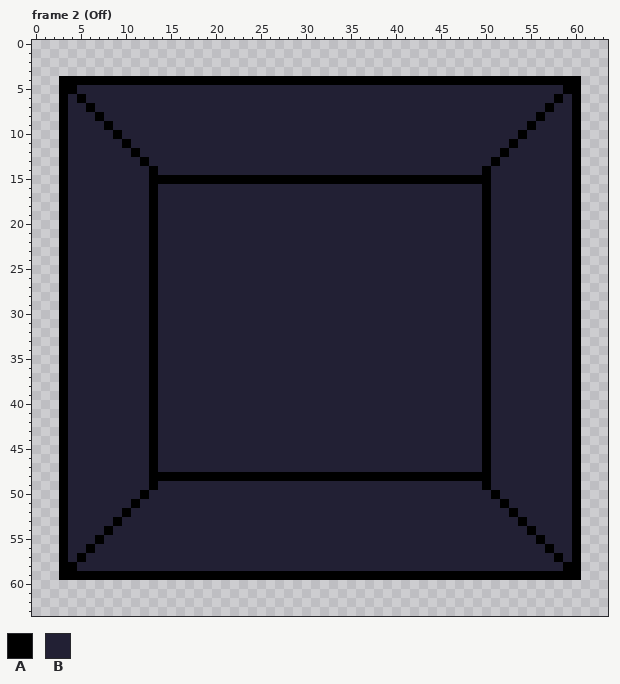
A pixel-art file gets an edit: RawAssets/ColorLight.ase. The first picture shows the starting point.
64x64 pixels, 2 frames. Shown: frame 2 (Off). The commit also changed other frames, which this record leaves out.
Palette (. is transparent): A #000000  B #222034
Pixels before, frame 2 (Off) (only the part around the change), first column x 0:
 0 ................................................................
 1 ................................................................
 2 ................................................................
 3 ................................................................
 4 ...AAAAAAAAAAAAAAAAAAAAAAAAAAAAAAAAAAAAAAAAAAAAAAAAAAAAAAAAAA...
 5 ...AABBBBBBBBBBBBBBBBBBBBBBBBBBBBBBBBBBBBBBBBBBBBBBBBBBBBBBAA...
 6 ...ABABBBBBBBBBBBBBBBBBBBBBBBBBBBBBBBBBBBBBBBBBBBBBBBBBBBBABA...
 7 ...ABBABBBBBBBBBBBBBBBBBBBBBBBBBBBBBBBBBBBBBBBBBBBBBBBBBBABBA...
 8 ...ABBBABBBBBBBBBBBBBBBBBBBBBBBBBBBBBBBBBBBBBBBBBBBBBBBBABBBA...
 9 ...ABBBBABBBBBBBBBBBBBBBBBBBBBBBBBBBBBBBBBBBBBBBBBBBBBBABBBBA...
10 ...ABBBBBABBBBBBBBBBBBBBBBBBBBBBBBBBBBBBBBBBBBBBBBBBBBABBBBBA...
11 ...ABBBBBBABBBBBBBBBBBBBBBBBBBBBBBBBBBBBBBBBBBBBBBBBBABBBBBBA...
12 ...ABBBBBBBABBBBBBBBBBBBBBBBBBBBBBBBBBBBBBBBBBBBBBBBABBBBBBBA...
13 ...ABBBBBBBBABBBBBBBBBBBBBBBBBBBBBBBBBBBBBBBBBBBBBBABBBBBBBBA...
14 ...ABBBBBBBBBABBBBBBBBBBBBBBBBBBBBBBBBBBBBBBBBBBBBABBBBBBBBBA...
15 ...ABBBBBBBBBAAAAAAAAAAAAAAAAAAAAAAAAAAAAAAAAAAAAAABBBBBBBBBA...
16 ...ABBBBBBBBBABBBBBBBBBBBBBBBBBBBBBBBBBBBBBBBBBBBBABBBBBBBBBA...
17 ...ABBBBBBBBBABBBBBBBBBBBBBBBBBBBBBBBBBBBBBBBBBBBBABBBBBBBBBA...
18 ...ABBBBBBBBBABBBBBBBBBBBBBBBBBBBBBBBBBBBBBBBBBBBBABBBBBBBBBA...
19 ...ABBBBBBBBBABBBBBBBBBBBBBBBBBBBBBBBBBBBBBBBBBBBBABBBBBBBBBA...
20 ...ABBBBBBBBBABBBBBBBBBBBBBBBBBBBBBBBBBBBBBBBBBBBBABBBBBBBBBA...
21 ...ABBBBBBBBBABBBBBBBBBBBBBBBBBBBBBBBBBBBBBBBBBBBBABBBBBBBBBA...
22 ...ABBBBBBBBBABBBBBBBBBBBBBBBBBBBBBBBBBBBBBBBBBBBBABBBBBBBBBA...
23 ...ABBBBBBBBBABBBBBBBBBBBBBBBBBBBBBBBBBBBBBBBBBBBBABBBBBBBBBA...
24 ...ABBBBBBBBBABBBBBBBBBBBBBBBBBBBBBBBBBBBBBBBBBBBBABBBBBBBBBA...
25 ...ABBBBBBBBBABBBBBBBBBBBBBBBBBBBBBBBBBBBBBBBBBBBBABBBBBBBBBA...
26 ...ABBBBBBBBBABBBBBBBBBBBBBBBBBBBBBBBBBBBBBBBBBBBBABBBBBBBBBA...
27 ...ABBBBBBBBBABBBBBBBBBBBBBBBBBBBBBBBBBBBBBBBBBBBBABBBBBBBBBA...
28 ...ABBBBBBBBBABBBBBBBBBBBBBBBBBBBBBBBBBBBBBBBBBBBBABBBBBBBBBA...
29 ...ABBBBBBBBBABBBBBBBBBBBBBBBBBBBBBBBBBBBBBBBBBBBBABBBBBBBBBA...
30 ...ABBBBBBBBBABBBBBBBBBBBBBBBBBBBBBBBBBBBBBBBBBBBBABBBBBBBBBA...
31 ...ABBBBBBBBBABBBBBBBBBBBBBBBBBBBBBBBBBBBBBBBBBBBBABBBBBBBBBA...
32 ...ABBBBBBBBBABBBBBBBBBBBBBBBBBBBBBBBBBBBBBBBBBBBBABBBBBBBBBA...
33 ...ABBBBBBBBBABBBBBBBBBBBBBBBBBBBBBBBBBBBBBBBBBBBBABBBBBBBBBA...
34 ...ABBBBBBBBBABBBBBBBBBBBBBBBBBBBBBBBBBBBBBBBBBBBBABBBBBBBBBA...
35 ...ABBBBBBBBBABBBBBBBBBBBBBBBBBBBBBBBBBBBBBBBBBBBBABBBBBBBBBA...
36 ...ABBBBBBBBBABBBBBBBBBBBBBBBBBBBBBBBBBBBBBBBBBBBBABBBBBBBBBA...
37 ...ABBBBBBBBBABBBBBBBBBBBBBBBBBBBBBBBBBBBBBBBBBBBBABBBBBBBBBA...
38 ...ABBBBBBBBBABBBBBBBBBBBBBBBBBBBBBBBBBBBBBBBBBBBBABBBBBBBBBA...
39 ...ABBBBBBBBBABBBBBBBBBBBBBBBBBBBBBBBBBBBBBBBBBBBBABBBBBBBBBA...
40 ...ABBBBBBBBBABBBBBBBBBBBBBBBBBBBBBBBBBBBBBBBBBBBBABBBBBBBBBA...
41 ...ABBBBBBBBBABBBBBBBBBBBBBBBBBBBBBBBBBBBBBBBBBBBBABBBBBBBBBA...
42 ...ABBBBBBBBBABBBBBBBBBBBBBBBBBBBBBBBBBBBBBBBBBBBBABBBBBBBBBA...
43 ...ABBBBBBBBBABBBBBBBBBBBBBBBBBBBBBBBBBBBBBBBBBBBBABBBBBBBBBA...
44 ...ABBBBBBBBBABBBBBBBBBBBBBBBBBBBBBBBBBBBBBBBBBBBBABBBBBBBBBA...
45 ...ABBBBBBBBBABBBBBBBBBBBBBBBBBBBBBBBBBBBBBBBBBBBBABBBBBBBBBA...
46 ...ABBBBBBBBBABBBBBBBBBBBBBBBBBBBBBBBBBBBBBBBBBBBBABBBBBBBBBA...
47 ...ABBBBBBBBBABBBBBBBBBBBBBBBBBBBBBBBBBBBBBBBBBBBBABBBBBBBBBA...
48 ...ABBBBBBBBBAAAAAAAAAAAAAAAAAAAAAAAAAAAAAAAAAAAAAABBBBBBBBBA...
49 ...ABBBBBBBBBABBBBBBBBBBBBBBBBBBBBBBBBBBBBBBBBBBBBABBBBBBBBBA...
50 ...ABBBBBBBBABBBBBBBBBBBBBBBBBBBBBBBBBBBBBBBBBBBBBBABBBBBBBBA...
51 ...ABBBBBBBABBBBBBBBBBBBBBBBBBBBBBBBBBBBBBBBBBBBBBBBABBBBBBBA...
52 ...ABBBBBBABBBBBBBBBBBBBBBBBBBBBBBBBBBBBBBBBBBBBBBBBBABBBBBBA...
53 ...ABBBBBABBBBBBBBBBBBBBBBBBBBBBBBBBBBBBBBBBBBBBBBBBBBABBBBBA...
54 ...ABBBBABBBBBBBBBBBBBBBBBBBBBBBBBBBBBBBBBBBBBBBBBBBBBBABBBBA...
55 ...ABBBABBBBBBBBBBBBBBBBBBBBBBBBBBBBBBBBBBBBBBBBBBBBBBBBABBBA...
56 ...ABBABBBBBBBBBBBBBBBBBBBBBBBBBBBBBBBBBBBBBBBBBBBBBBBBBBABBA...
57 ...ABABBBBBBBBBBBBBBBBBBBBBBBBBBBBBBBBBBBBBBBBBBBBBBBBBBBBABA...
58 ...AABBBBBBBBBBBBBBBBBBBBBBBBBBBBBBBBBBBBBBBBBBBBBBBBBBBBBBAA...
59 ...AAAAAAAAAAAAAAAAAAAAAAAAAAAAAAAAAAAAAAAAAAAAAAAAAAAAAAAAAA...
60 ................................................................
61 ................................................................
62 ................................................................
63 ................................................................
After the commit:
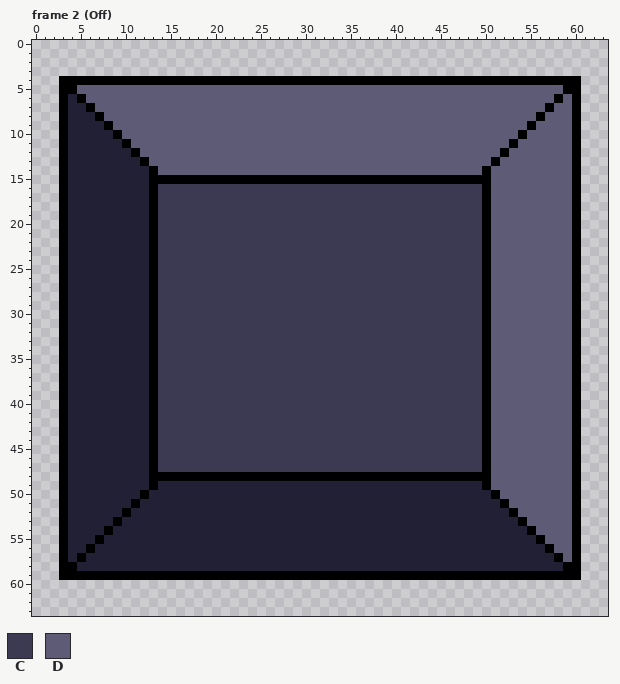
Colours new in this view: C #3c3952  D #5e5b77
Diff:
Changed rows in their new state; - is an unchanged pixel.
Frame 2 (Off):
first column x 5:
 5 DDDDDDDDDDDDDDDDDDDDDDDDDDDDDDDDDDDDDDDDDDDDDDDDDDDDDD-
 6 -DDDDDDDDDDDDDDDDDDDDDDDDDDDDDDDDDDDDDDDDDDDDDDDDDDDD-D
 7 --DDDDDDDDDDDDDDDDDDDDDDDDDDDDDDDDDDDDDDDDDDDDDDDDDD-DD
 8 ---DDDDDDDDDDDDDDDDDDDDDDDDDDDDDDDDDDDDDDDDDDDDDDDD-DDD
 9 ----DDDDDDDDDDDDDDDDDDDDDDDDDDDDDDDDDDDDDDDDDDDDDD-DDDD
10 -----DDDDDDDDDDDDDDDDDDDDDDDDDDDDDDDDDDDDDDDDDDDD-DDDDD
11 ------DDDDDDDDDDDDDDDDDDDDDDDDDDDDDDDDDDDDDDDDDD-DDDDDD
12 -------DDDDDDDDDDDDDDDDDDDDDDDDDDDDDDDDDDDDDDDD-DDDDDDD
13 --------DDDDDDDDDDDDDDDDDDDDDDDDDDDDDDDDDDDDDD-DDDDDDDD
14 ---------DDDDDDDDDDDDDDDDDDDDDDDDDDDDDDDDDDDD-DDDDDDDDD
15 ----------------------------------------------DDDDDDDDD
16 ---------CCCCCCCCCCCCCCCCCCCCCCCCCCCCCCCCCCCC-DDDDDDDDD
17 ---------CCCCCCCCCCCCCCCCCCCCCCCCCCCCCCCCCCCC-DDDDDDDDD
18 ---------CCCCCCCCCCCCCCCCCCCCCCCCCCCCCCCCCCCC-DDDDDDDDD
19 ---------CCCCCCCCCCCCCCCCCCCCCCCCCCCCCCCCCCCC-DDDDDDDDD
20 ---------CCCCCCCCCCCCCCCCCCCCCCCCCCCCCCCCCCCC-DDDDDDDDD
21 ---------CCCCCCCCCCCCCCCCCCCCCCCCCCCCCCCCCCCC-DDDDDDDDD
22 ---------CCCCCCCCCCCCCCCCCCCCCCCCCCCCCCCCCCCC-DDDDDDDDD
23 ---------CCCCCCCCCCCCCCCCCCCCCCCCCCCCCCCCCCCC-DDDDDDDDD
24 ---------CCCCCCCCCCCCCCCCCCCCCCCCCCCCCCCCCCCC-DDDDDDDDD
25 ---------CCCCCCCCCCCCCCCCCCCCCCCCCCCCCCCCCCCC-DDDDDDDDD
26 ---------CCCCCCCCCCCCCCCCCCCCCCCCCCCCCCCCCCCC-DDDDDDDDD
27 ---------CCCCCCCCCCCCCCCCCCCCCCCCCCCCCCCCCCCC-DDDDDDDDD
28 ---------CCCCCCCCCCCCCCCCCCCCCCCCCCCCCCCCCCCC-DDDDDDDDD
29 ---------CCCCCCCCCCCCCCCCCCCCCCCCCCCCCCCCCCCC-DDDDDDDDD
30 ---------CCCCCCCCCCCCCCCCCCCCCCCCCCCCCCCCCCCC-DDDDDDDDD
31 ---------CCCCCCCCCCCCCCCCCCCCCCCCCCCCCCCCCCCC-DDDDDDDDD
32 ---------CCCCCCCCCCCCCCCCCCCCCCCCCCCCCCCCCCCC-DDDDDDDDD
33 ---------CCCCCCCCCCCCCCCCCCCCCCCCCCCCCCCCCCCC-DDDDDDDDD
34 ---------CCCCCCCCCCCCCCCCCCCCCCCCCCCCCCCCCCCC-DDDDDDDDD
35 ---------CCCCCCCCCCCCCCCCCCCCCCCCCCCCCCCCCCCC-DDDDDDDDD
36 ---------CCCCCCCCCCCCCCCCCCCCCCCCCCCCCCCCCCCC-DDDDDDDDD
37 ---------CCCCCCCCCCCCCCCCCCCCCCCCCCCCCCCCCCCC-DDDDDDDDD
38 ---------CCCCCCCCCCCCCCCCCCCCCCCCCCCCCCCCCCCC-DDDDDDDDD
39 ---------CCCCCCCCCCCCCCCCCCCCCCCCCCCCCCCCCCCC-DDDDDDDDD
40 ---------CCCCCCCCCCCCCCCCCCCCCCCCCCCCCCCCCCCC-DDDDDDDDD
41 ---------CCCCCCCCCCCCCCCCCCCCCCCCCCCCCCCCCCCC-DDDDDDDDD
42 ---------CCCCCCCCCCCCCCCCCCCCCCCCCCCCCCCCCCCC-DDDDDDDDD
43 ---------CCCCCCCCCCCCCCCCCCCCCCCCCCCCCCCCCCCC-DDDDDDDDD
44 ---------CCCCCCCCCCCCCCCCCCCCCCCCCCCCCCCCCCCC-DDDDDDDDD
45 ---------CCCCCCCCCCCCCCCCCCCCCCCCCCCCCCCCCCCC-DDDDDDDDD
46 ---------CCCCCCCCCCCCCCCCCCCCCCCCCCCCCCCCCCCC-DDDDDDDDD
47 ---------CCCCCCCCCCCCCCCCCCCCCCCCCCCCCCCCCCCC-DDDDDDDDD
48 ----------------------------------------------DDDDDDDDD
49 ----------------------------------------------DDDDDDDDD
50 -----------------------------------------------DDDDDDDD
51 ------------------------------------------------DDDDDDD
52 -------------------------------------------------DDDDDD
53 --------------------------------------------------DDDDD
54 ---------------------------------------------------DDDD
55 ----------------------------------------------------DDD
56 -----------------------------------------------------DD
57 ------------------------------------------------------D
Boxes around the changes in both pictures, in picture pixels (x1, y1, x2, y2):
changed: (77, 85, 572, 562)
